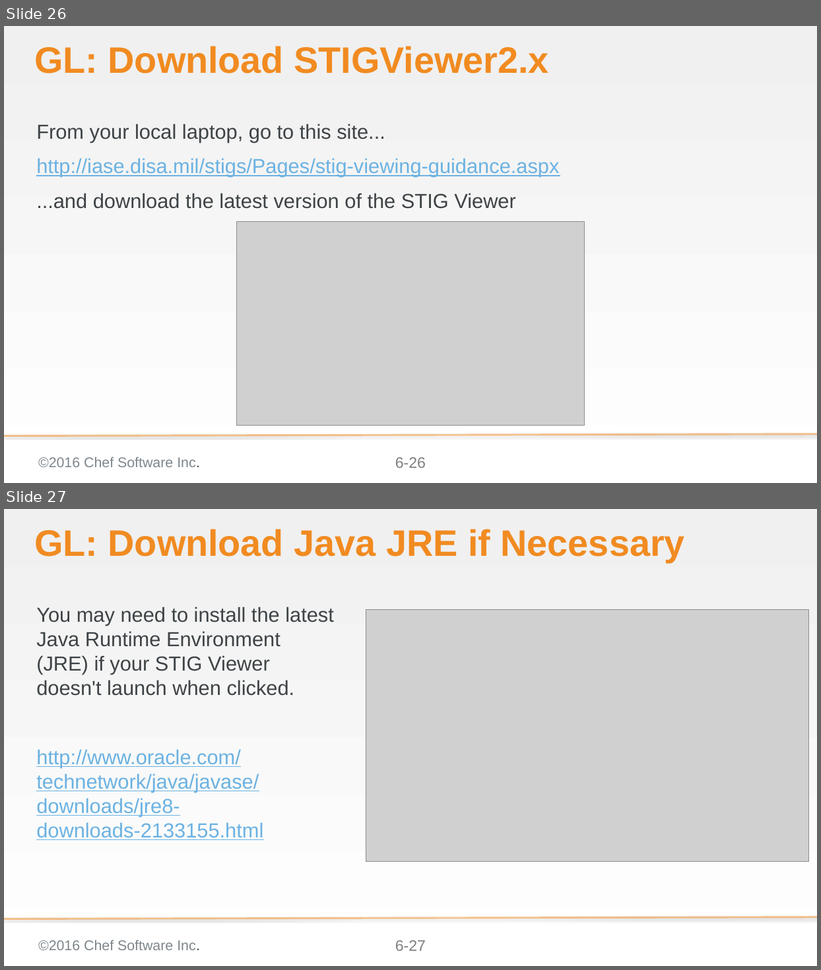
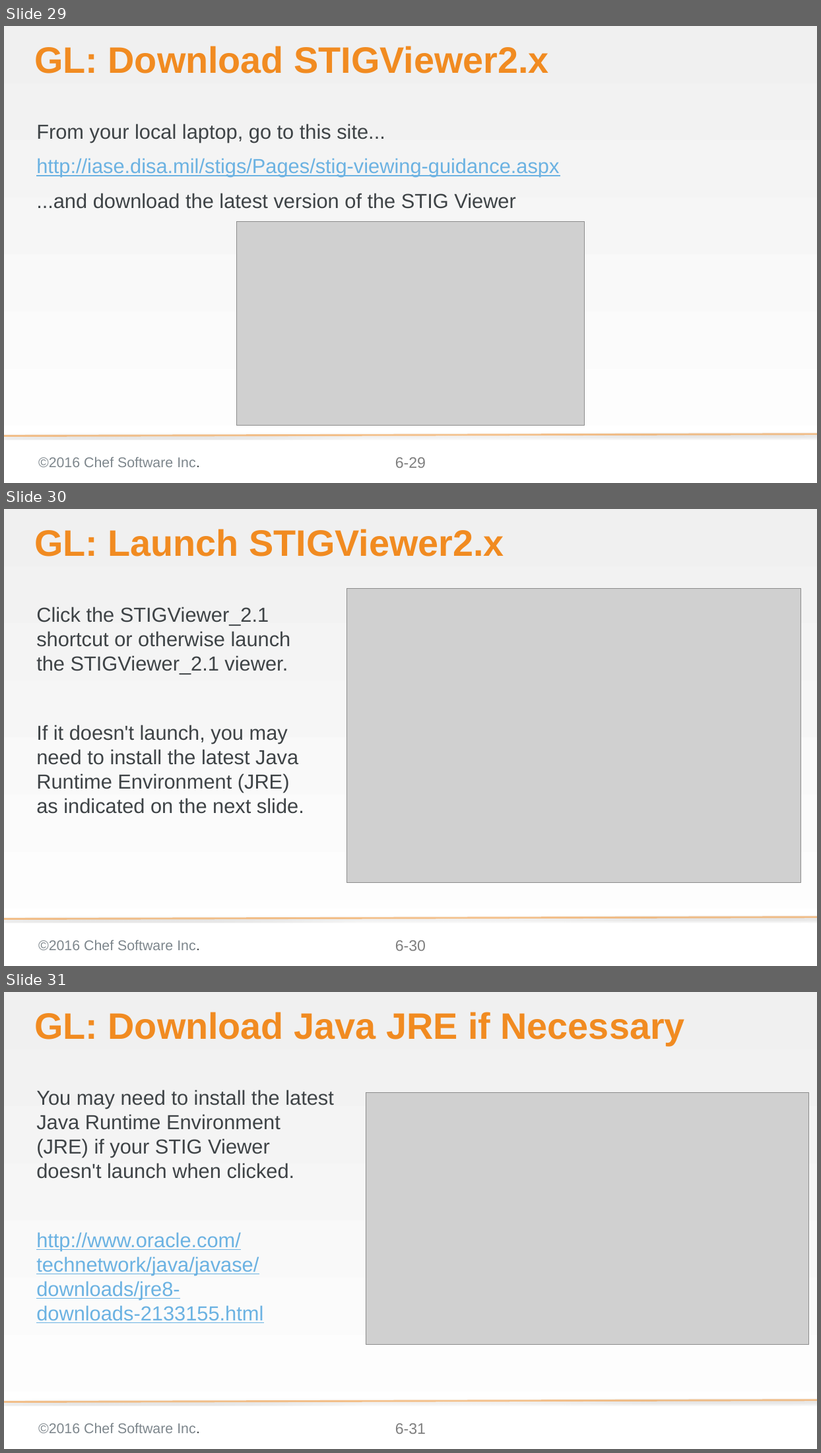
Before and after one commit to bchamby/chef-compliance-installation-configuration-operation, a slide deck: 06-compliance-frameworks-inspec.pptx. Shown one above the other, each under a label of ours: slides 26 and 27 before the commit, slides 29, 30 and 31 after it. The pictures are 821x970 and 821x1453 pixels, drawn with LibreOffice and Linux fonts; fonts in the diff are those of the drawing; grey boxes stand for pictures; background and template pictures are left out. Boxes give left, top, right and bottom in pixels: in the first picture for what was removed or moved away, otherwise in the second. Text is boxed around its words. In the diff, an @@ line names an element or a change of style, - is before the commit and + after.

```diff
--- a/06-compliance-frameworks-inspec.pptx
+++ b/06-compliance-frameworks-inspec.pptx
@@ slide 30 added at bbox=[4, 509, 817, 966], background gradient #F0F0F0 to #FFFFFF; not listed: 3 template elements that a slide beside it also shows @@
@@ title added at bbox=[34, 529, 504, 557], 58 pt, text #F18B21, bold @@
+GL: Launch STIGViewer2.x
@@ text added at bbox=[36, 607, 304, 814], 32 pt, text #3E4346 @@
+Click the STIGViewer_2.1 shortcut or otherwise launch the STIGViewer_2.1 viewer.
+If it doesn't launch, you may need to install the latest Java Runtime Environment (JRE) as indicated on the next slide.
@@ picture added at bbox=[347, 588, 801, 883] @@
@@ what was slide 26 is now slide 29 @@
@@ page number at bbox=[395, 458, 426, 468]: text changed @@
-6-26
+6-29
@@ what was slide 27 is now slide 31 @@
@@ page number at bbox=[395, 1424, 426, 1434]: text changed @@
-6-27
+6-31
```
Also in this commit, not shown: 10 slides changed, 12 other slides added, 1 slide removed.
